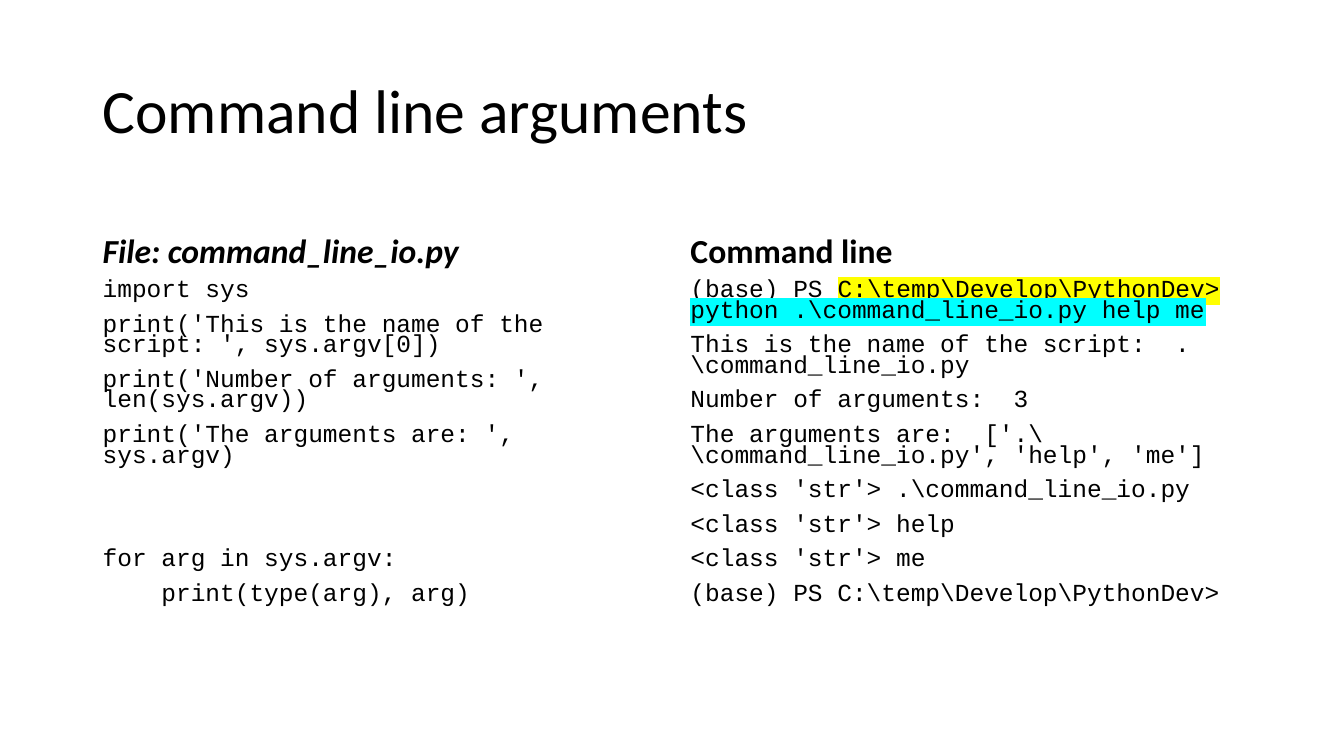
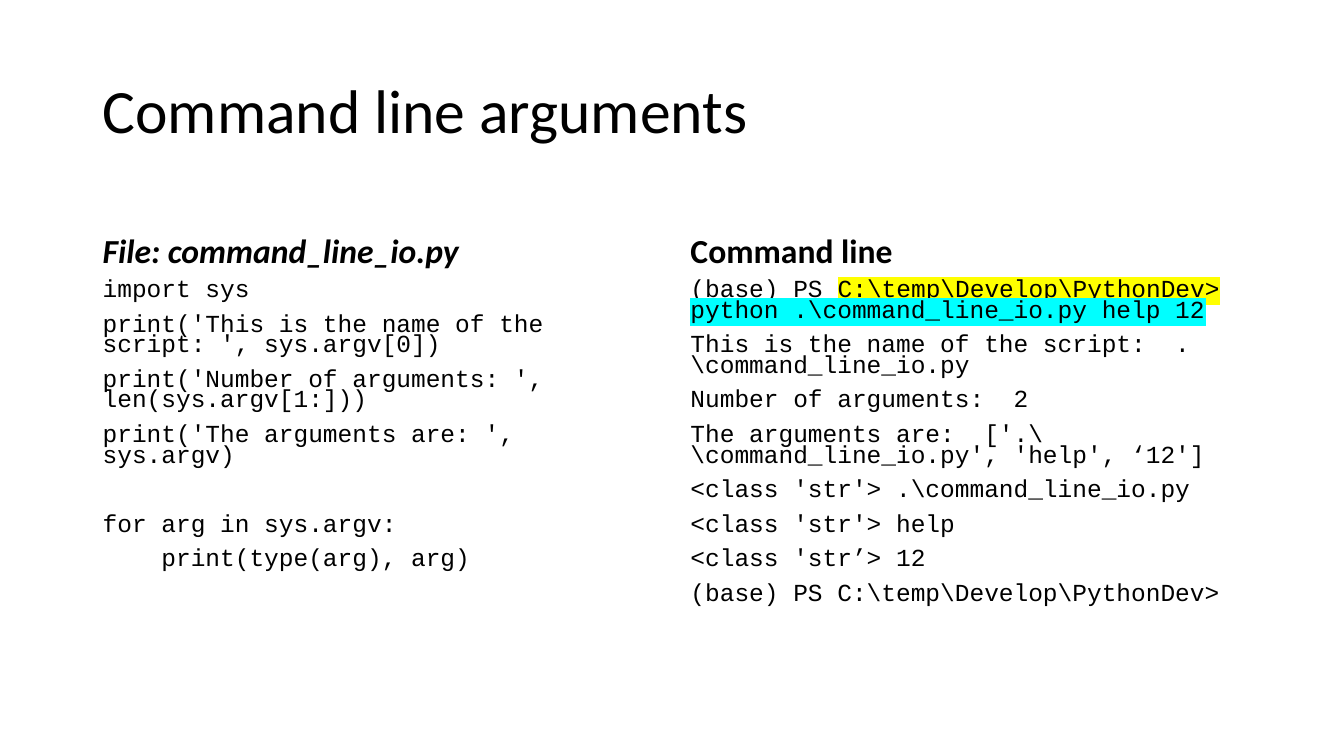
Before and after one commit to moravveji/python_intro_training, a slide deck: slide 20 of slides-pptx/09-Python_intro-io.pptx. Drawn at 1344x756 pixels with LibreOffice and Linux fonts; fonts in the diff are those of the drawing. Boxes give left, top, right and bottom in pixels: in the first picture for what was removed or moved away, otherwise in the second. Text is boxed around its words. In the diff, an @@ line names an element or a change of style, - is before the commit and + after.

Commit message:
adding slide on python trainings

```diff
--- a/slides-pptx/09-Python_intro-io.pptx
+++ b/slides-pptx/09-Python_intro-io.pptx
@@ text at (690,279,1220,323): text changed @@
-(base) PS C:\temp\Develop\PythonDev> python .\command_line_io.py help me
+(base) PS C:\temp\Develop\PythonDev> python .\command_line_io.py help 12
@@ text at (103,369,499,412): text changed @@
-print('Number of arguments: ', len(sys.argv))
+print('Number of arguments: ', len(sys.argv[1:]))
@@ text at (690,390,1204,468): text changed @@
-Number of arguments: 3
-The arguments are: ['.\\command_line_io.py', 'help', 'me']
+Number of arguments: 2
+The arguments are: ['.\\command_line_io.py', 'help', ‘12']
@@ text at (690,548,925,567): text changed @@
-<class 'str'> me
+<class 'str’> 12
```
Also in this commit, not shown: 9 other slides changed, 3 other files.
